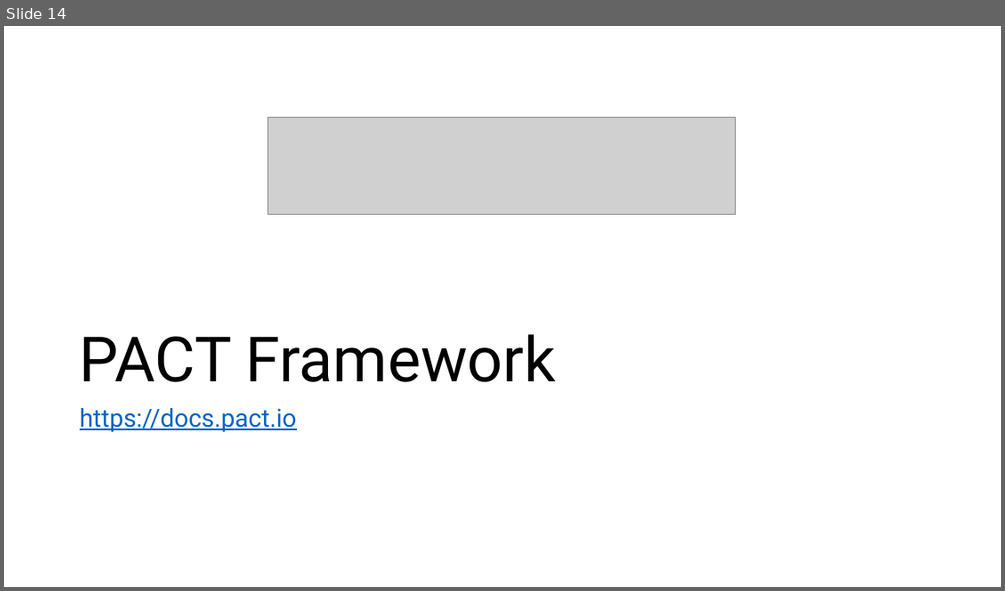
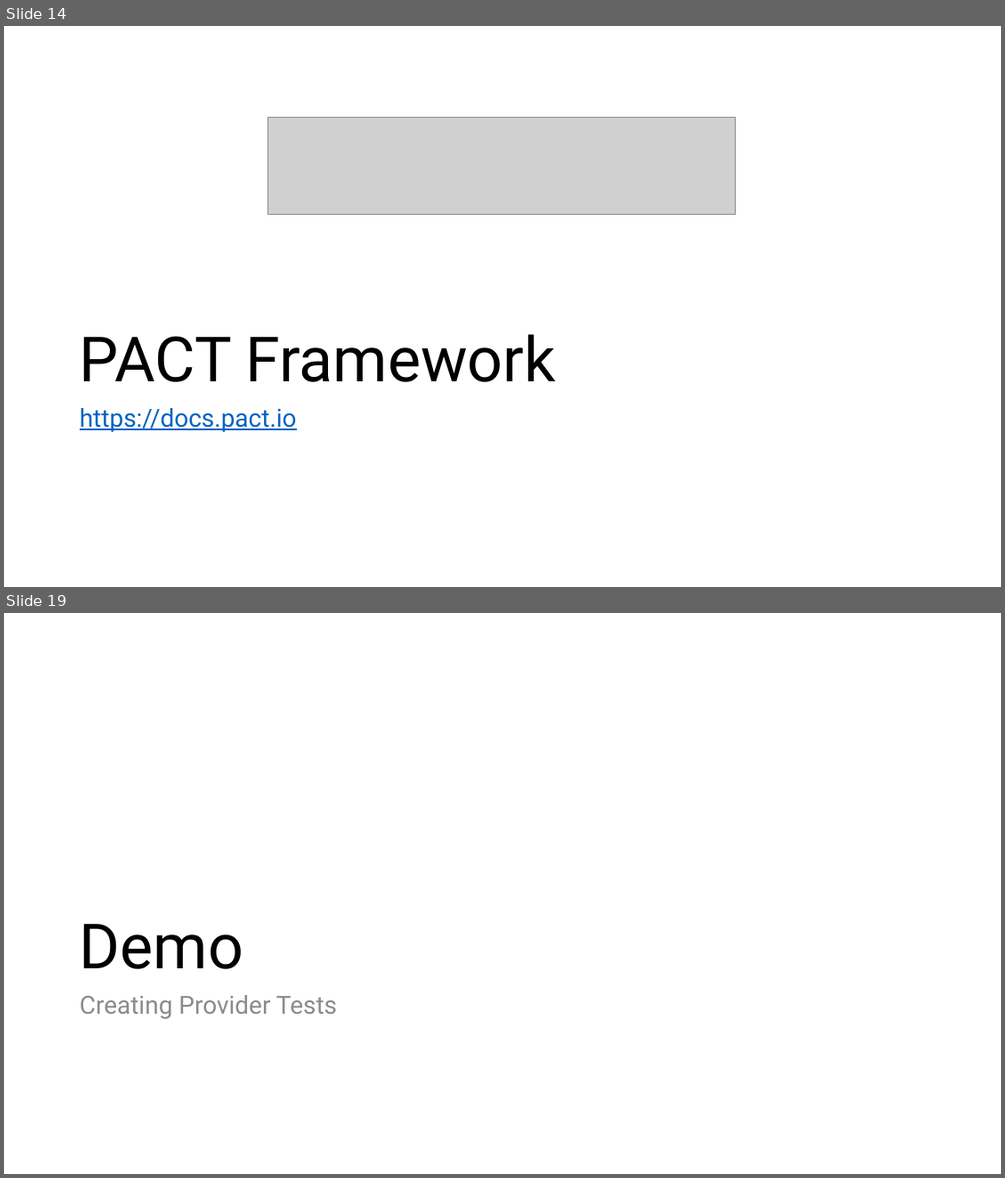
Before and after one commit to m4cx/consumer-driven-contract-testing-pact, a slide deck: powerpoint/Consumer-Driven Contract Tests using PACT.pptx. Shown one above the other, each under a label of ours: slide 14 before the commit, slides 14 and 19 after it; the slides between them are not shown. The pictures are 1005x591 and 1005x1178 pixels, drawn with LibreOffice and Linux fonts; fonts in the diff are those of the drawing; grey boxes stand for pictures. Boxes give left, top, right and bottom in pixels: in the first picture for what was removed or moved away, otherwise in the second. Text is boxed around its words. In the diff, an @@ line names an element or a change of style, - is before the commit and + after.

```diff
--- a/powerpoint/Consumer-Driven Contract Tests using PACT.pptx
+++ b/powerpoint/Consumer-Driven Contract Tests using PACT.pptx
@@ slide 19 added at (4, 613, 1001, 1174), background #FFFFFF @@
@@ title added at (80, 924, 243, 969), 60 pt, text #000000 @@
+Demo
@@ text added at (80, 995, 337, 1019), 24 pt, text #8C8C8C @@
+Creating Provider Tests
```
Also in this commit, not shown: 11 other slides added, 1 slide removed.
